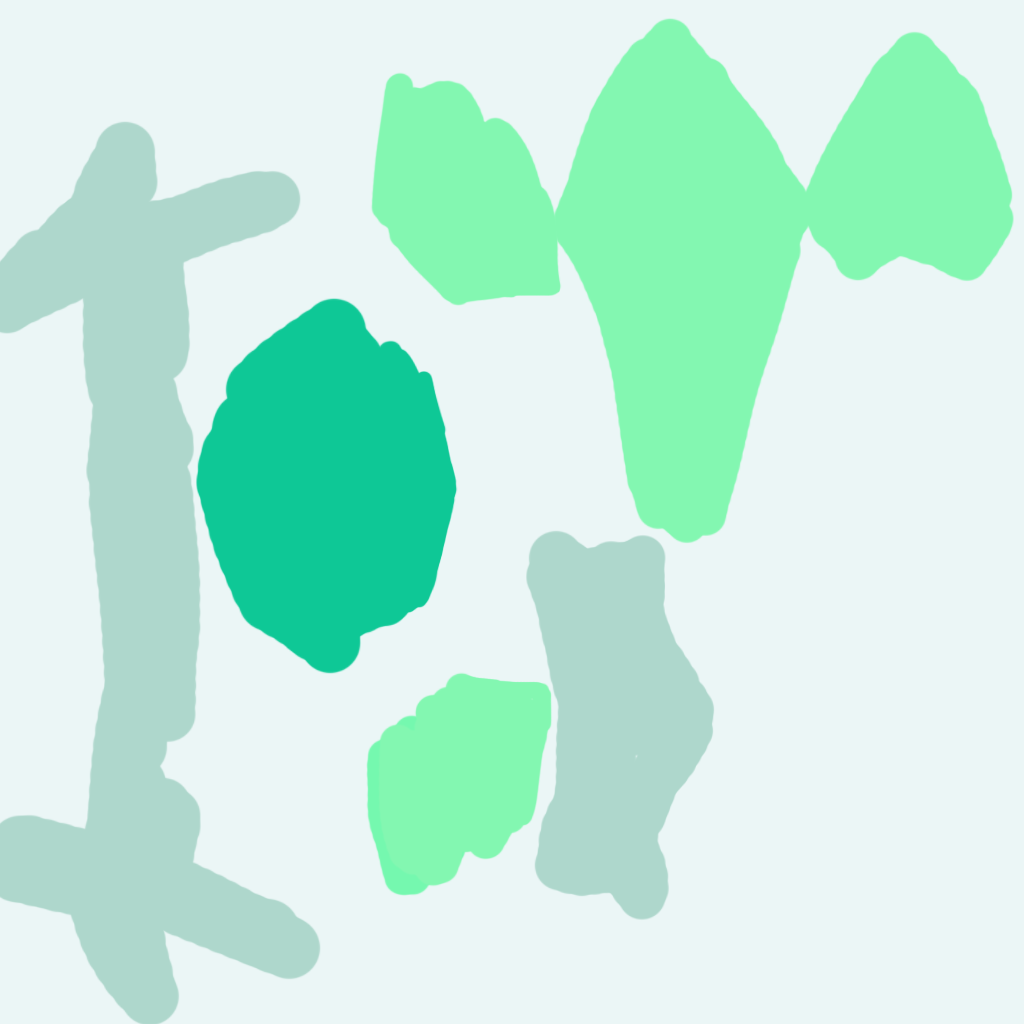
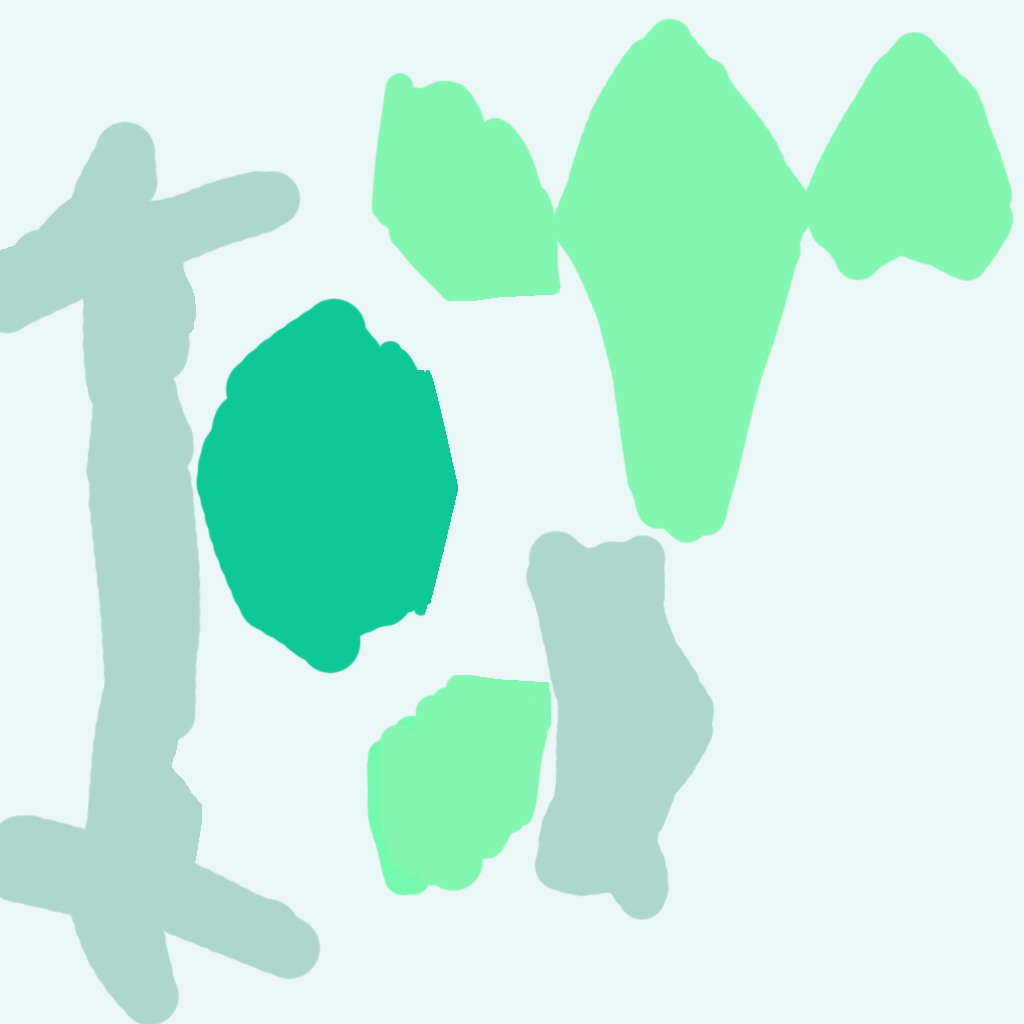
Before/after of a 1024×1024 layered artwork. What changed in the layer stack:
painted on "Layer 2" over [left=0, top=245, right=999, bottom=892]
